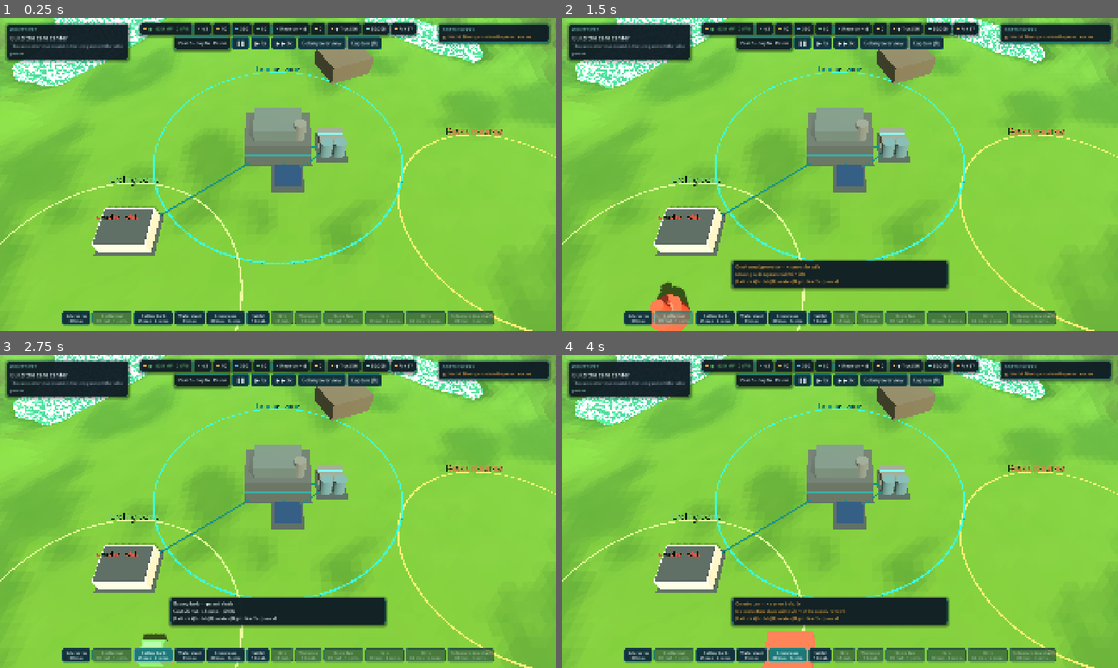
Above: before the commit, frames 1-4 (two rows, left to right).
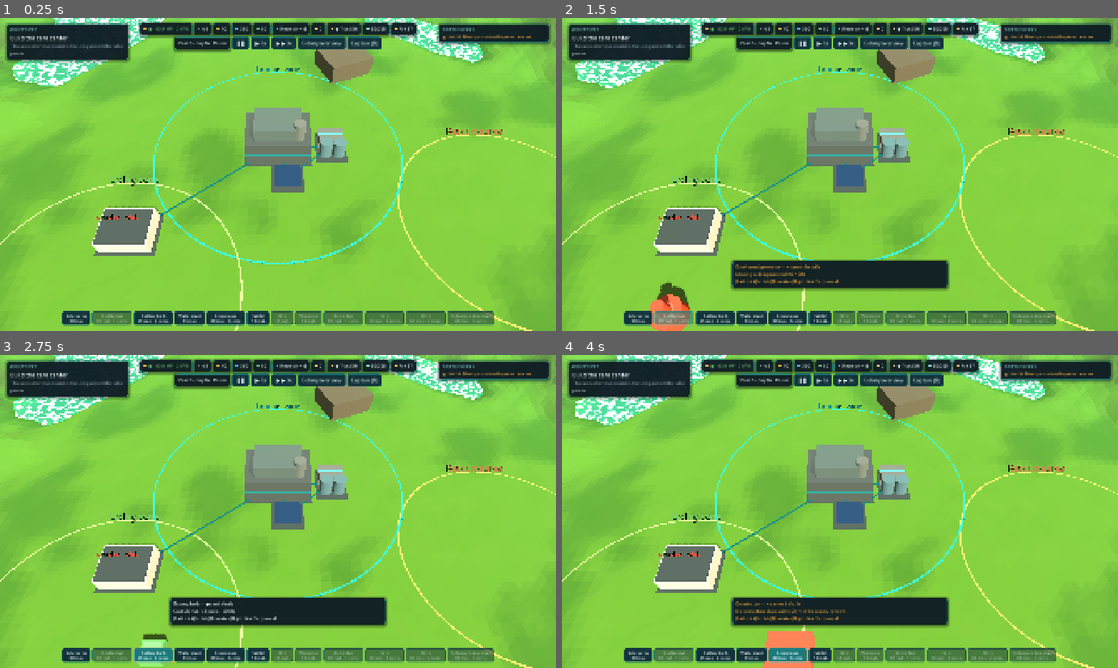
Above: after the commit, the same moments.

Repository: sebastianlistfeirup/GENESISARK
Game: Godot game, scene res://scenes/colony/colony.tscn
Same seed, same stepped clock (60 frames per second), same inputs: the game is played once before the commit and once after it. This scene is started directly instead of the project's main scene.
Inputs:
- Up to frame 1 (0.25 s): no input
- Up to frame 2 (1.5 s): click "Solar array 30 mat." at 0.5 s; click "Geothermal 60 mat. · 4 comp." at 1.25 s
- Up to frame 3 (2.75 s): click "Battery bank 25 mat. · 2 comp." at 2 s
- Up to frame 4 (4 s): click "Water plant 35 mat." at 2.75 s; click "Greenhouse 30 mat. · 1 comp." at 3.5 s

The runs differ from the first frame. In frame 1, 1.6% of the frame differs, in the area x 2-87%, y 0-22%; in frame 2, 1.6%; in frame 3, 1.6%; in frame 4, 1.6%, in the area x 2-87%, y 0-23%.

Commit message:
Wet-world colony: sea fills only the low ground (districts stay dry), calmer shore foam; living debug view closes dialogs and zooms in
Co-Authored-By: Claude Opus 5.5 <noreply@anthropic.com>

Diff:
--- a/art/shaders/water.gdshader
+++ b/art/shaders/water.gdshader
@@ -6,8 +6,8 @@
 uniform vec3 shallow : source_color = vec3(0.2, 0.75, 0.72);
 uniform vec3 deep : source_color = vec3(0.03, 0.2, 0.36);
 uniform vec3 foam_color : source_color = vec3(0.95, 0.98, 1.0);
-uniform float depth_fade = 3.5;
-uniform float foam_width = 0.9;
+uniform float depth_fade = 2.5;
+uniform float foam_width = 0.35;
 uniform float wave_speed = 0.35;
 uniform sampler2D depth_tex : hint_depth_texture, filter_linear_mipmap;
 
@@ -33,7 +33,7 @@
 	float water_depth = clamp((-world.z) - (-VERTEX.z), 0.0, 100.0);
 	float k = clamp(water_depth / depth_fade, 0.0, 1.0);
 	vec3 col = mix(shallow, deep, k);
-	float foam = (1.0 - smoothstep(0.0, foam_width, water_depth)) * smoothstep(0.35, 0.65, n2(wpos.xz * 2.2 + t * 2.0));
+	float foam = (1.0 - smoothstep(0.0, foam_width, water_depth)) * smoothstep(0.45, 0.6, n2(wpos.xz * 1.3 + t * 1.5)) * 0.7;
 	col = mix(col, foam_color, foam * 0.85);
 	ALBEDO = col;
 	ALPHA = clamp(0.55 + k * 0.4 + foam, 0.0, 0.95);
--- a/evidence/scene_smoke.json
+++ b/evidence/scene_smoke.json
@@ -91,7 +91,7 @@
       "ok": true
     },
     {
-      "detail": "dyaw=-0.60",
+      "detail": "dyaw=-0.61",
       "name": "pad_look_turns_camera",
       "ok": true
     },
@@ -274,5 +274,5 @@
   "engine_version": "4.7.1-stable (official)",
   "failures": [],
   "status": "PASS",
-  "timestamp": "2026-10-24T10:28:04"
+  "timestamp": "2026-10-24T10:31:37"
 }
--- a/evidence/test_report.json
+++ b/evidence/test_report.json
@@ -1,6 +1,6 @@
 {
   "content_errors": [],
-  "elapsed_ms": 2233,
+  "elapsed_ms": 2153,
   "engine_version": "4.7.1-stable (official)",
   "failures": [],
   "files": {
@@ -17,5 +17,5 @@
   },
   "status": "PASS",
   "tests": 81,
-  "timestamp": "2026-10-24T10:27:02"
+  "timestamp": "2026-10-24T10:30:35"
 }
--- a/scripts/runtime/colony/colony_scene.gd
+++ b/scripts/runtime/colony/colony_scene.gd
@@ -63,7 +63,7 @@
 		reach.append(a[0])
 		for i: int in 8:
 			reach.append(a[0] + Vector2.from_angle(TAU * i / 8.0) * float(a[1]))
-	terrain.set_water_below(reach)
+	terrain.set_water_below(reach, false)
 	add_child(terrain)
 	terrain.build()
 	terrain.scatter(hash(gs.colony.site_id) + 1, 60 if GroundCover.spec_for(gs.colony.planet_id, "").is_empty() else 0, avoid)
@@ -588,6 +588,9 @@
 			cam_rig.zoom = 30.0
 			if decision.visible:
 				decision.hide()
+			if event_dialog.visible:
+				event_dialog.hide()
+			cam_rig.zoom = 18.0
 		"event":
 			for id: String in GameSession.content.events.keys():
 				if GameSession.content.events[id].get("critical", false):
--- a/scripts/runtime/surface/terrain_builder.gd
+++ b/scripts/runtime/surface/terrain_builder.gd
@@ -51,8 +51,21 @@
 const LIFT_RADIUS := 7.0
 
 
-func set_water_below(points: Array) -> void:
+func set_water_below(points: Array, lift: bool = true) -> void:
 	if not bool(style.get("water", false)) or points.is_empty():
+		return
+	if not lift:
+		# Colony: wide flat districts must stay clearly dry; the sea only fills the low ground.
+		var lo := INF
+		for p: Variant in points:
+			var v: Vector2 = p
+			lo = minf(lo, height_at(v.x, v.y))
+		var hs2: Array = []
+		for iz: int in 30:
+			for ix: int in 30:
+				hs2.append(height_at(-size_m * 0.45 + ix * size_m * 0.9 / 29.0, -size_m * 0.45 + iz * size_m * 0.9 / 29.0))
+		hs2.sort()
+		water_level = minf(float(hs2[int(hs2.size() * float(style.get("sea", 0.4)))]), lo - 0.8)
 		return
 	var hs: Array = []
 	var half := size_m * 0.45
